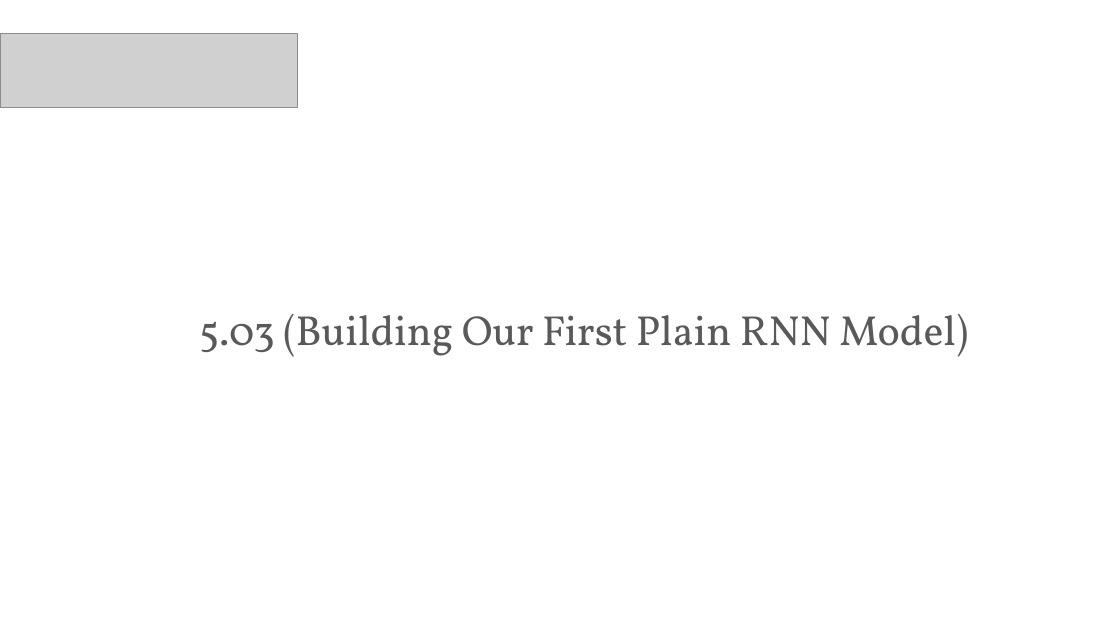
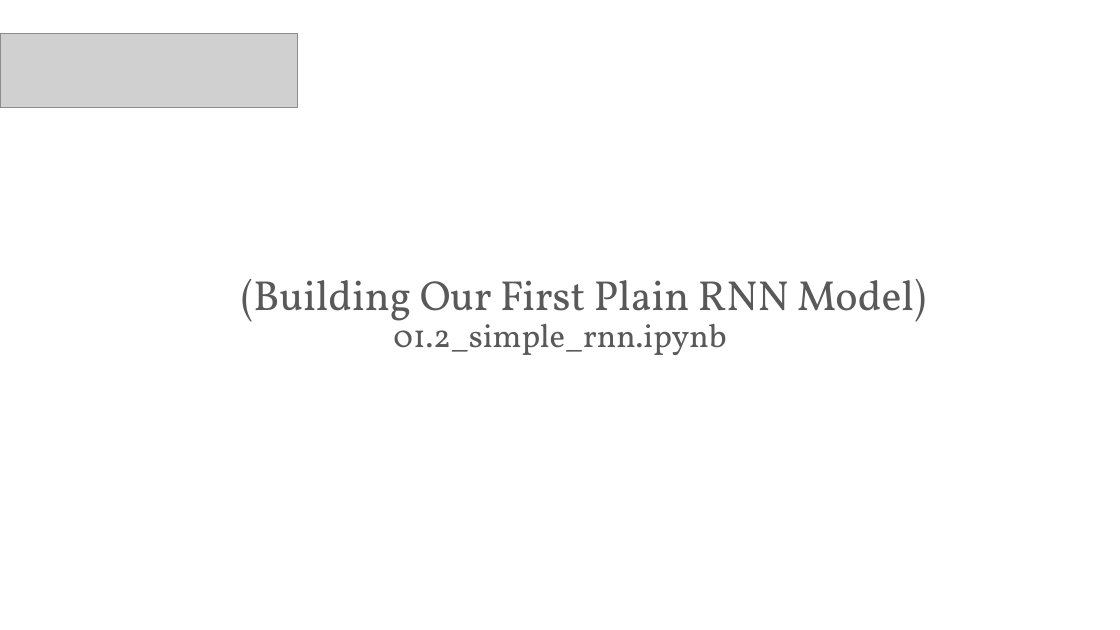
Before and after one commit to PracticumAI/rnn, a slide deck: slide 14 of presentations/01_rnn_intro.pptx. Drawn at 1120x630 pixels with LibreOffice and Linux fonts; fonts in the diff are those of the drawing; grey boxes stand for pictures. Boxes give left, top, right and bottom in pixels: in the first picture for what was removed or moved away, otherwise in the second. Text is boxed around its words. In the diff, an @@ line names an element or a change of style, - is before the commit and + after.

```diff
--- a/presentations/01_rnn_intro.pptx
+++ b/presentations/01_rnn_intro.pptx
@@ title at [241, 279, 926, 355]: text changed @@
-5.03 (Building Our First Plain RNN Model)
+(Building Our First Plain RNN Model)
+01.2_simple_rnn.ipynb
```
Also in this commit, not shown: 1 other slide changed, 1 slide added, 1 other file.
